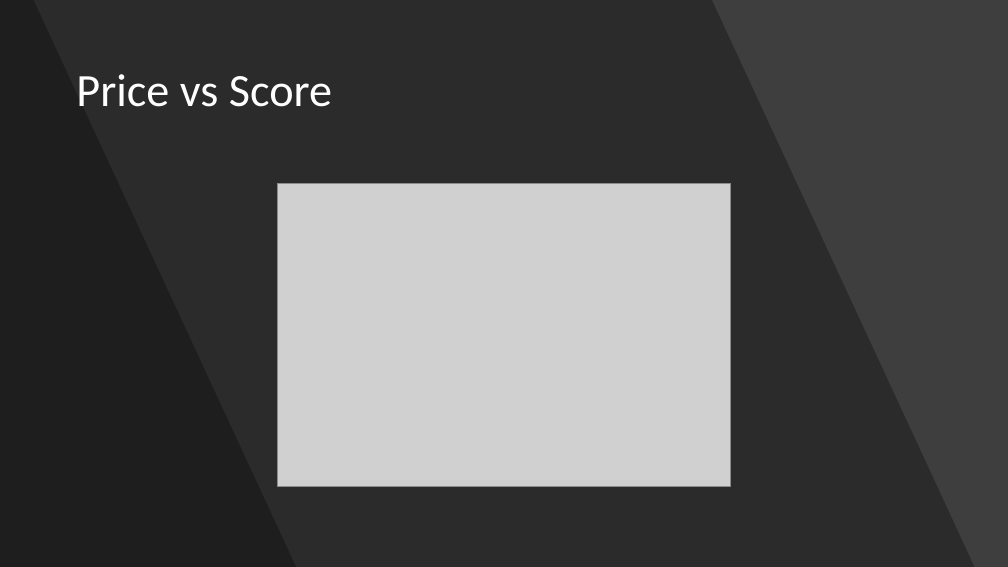
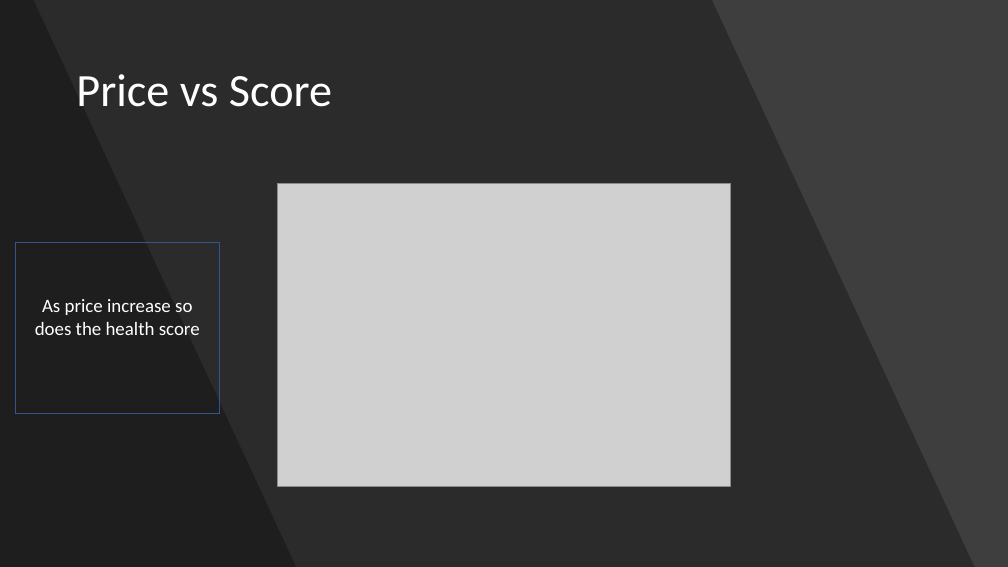
Before and after one commit to ryankchang/project1, a slide deck: slide 16 of GoodEats.pptx. Drawn at 1008x567 pixels with LibreOffice and Linux fonts; fonts in the diff are those of the drawing; grey boxes stand for pictures. Boxes give left, top, right and bottom in pixels: in the first picture for what was removed or moved away, otherwise in the second. Text is boxed around its words. In the diff, an @@ line names an element or a change of style, - is before the commit and + after.

```diff
--- a/GoodEats.pptx
+++ b/GoodEats.pptx
@@ rectangle added at box(15, 242, 219, 413), outline #325491 1 pt, 18 pt, text #FFFFFF @@
+As price increase so does the health score
```
Also in this commit, not shown: 5 other slides changed.
